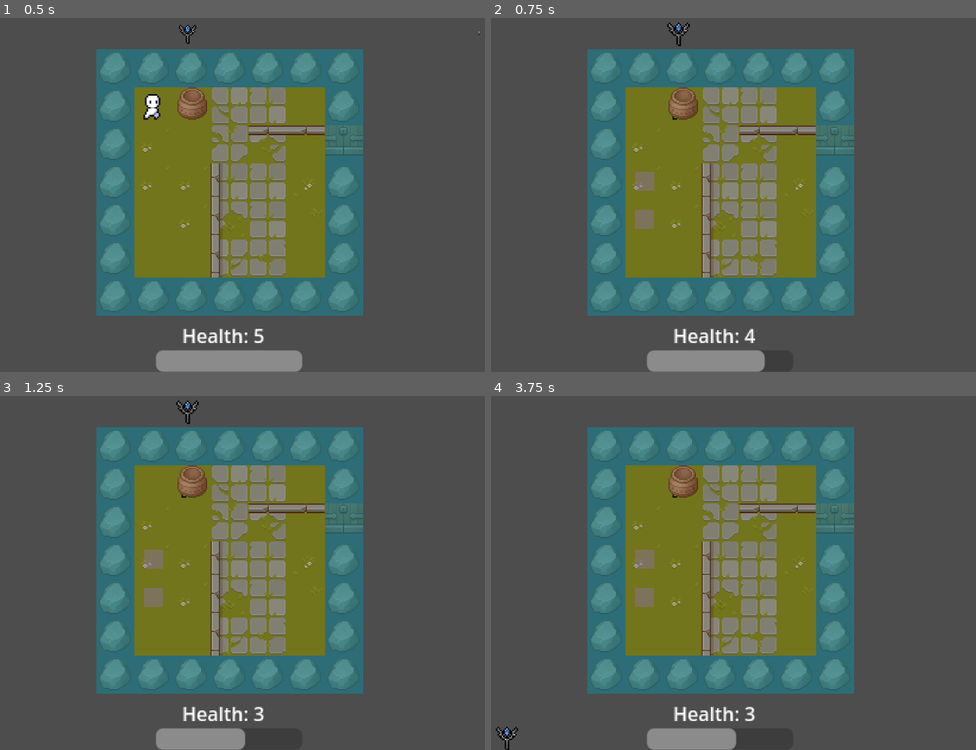
Above: before the commit, frames 1-4 (two rows, left to right).
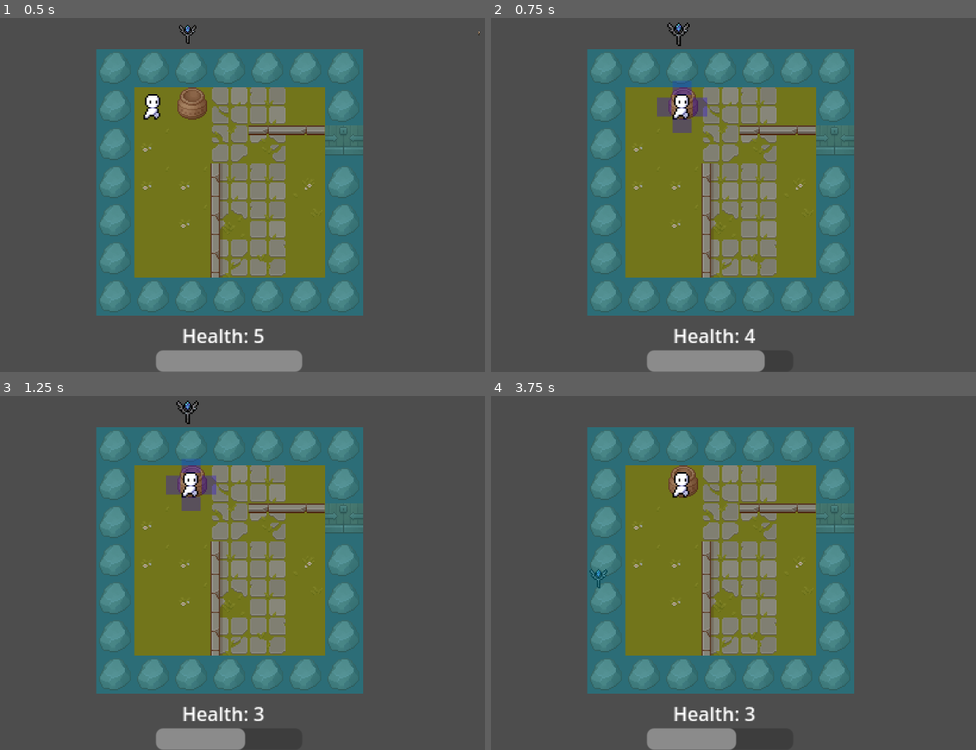
Above: after the commit, the same moments.

Repository: FranklinDAO-Dev-Team/ArcaneReveal
Game: Godot game, scene res://scenes/ZILE/main.tscn
The game is run twice, just before and just after one commit, with the same random seed, the same clock (stepped at 60 frames per second) and the same inputs. Before the commit the project starts from res://scenes/MAIN_FOLDER/main.tscn.
Inputs (mouse positions are in pixels of both pictures, inside the frame that each line leads up to):
- Up to frame 1 (0.5 s): no input
- Up to frame 2 (0.75 s): tap Enter (ui_accept) at 0.5 s; move the mouse to (680, 35) at 0.52 s; press the mouse at (680, 35) at 0.53 s; hold D (right) from 0.53 s (still down)
- Up to frame 3 (1.25 s): keep holding D (right); tap Enter (ui_accept) at 0.77 s
- Up to frame 4 (3.75 s): tap Enter (ui_accept) at 1.25, 1.52, 2, 2.75, 3.02, 3.5 s; move the mouse to (597, 580) at 1.27 s; release D (right) at 1.28 s; release the mouse at (597, 580) at 1.28 s; hold S (down) 1.28-2.03 s; click (597, 580) at 1.35 s; move the mouse to (782, 477) at 2.02 s; press the mouse at (782, 477) at 2.03 s; hold D (right) 2.03-2.78 s; move the mouse to (689, 636) at 2.77 s; release the mouse at (689, 636) at 2.78 s; hold W (up) 2.78-3.53 s; click (689, 636) at 2.85 s; move the mouse to (903, 615) at 3.52 s; press the mouse at (903, 615) at 3.53 s; hold A (left) from 3.53 s (still down)

Frame 1 is identical in both runs. In frame 2, 1.3% of the frame differs, in the area x 29-45%, y 17-60%; in frame 3, 1.3%; in frame 4, 0.8%.

Commit message:
added snapping for staff on player 4 directions

Diff:
--- a/godot/rumble4/project.godot
+++ b/godot/rumble4/project.godot
@@ -11,7 +11,7 @@
 [application]
 
 config/name="Test Game"
-run/main_scene="res://scenes/MAIN_FOLDER/main.tscn"
+run/main_scene="res://scenes/ZILE/main.tscn"
 config/features=PackedStringArray("4.2", "Mobile")
 config/icon="res://assets/icon.svg"
 
--- a/godot/rumble4/scenes/ZILE/platform.tscn
+++ b/godot/rumble4/scenes/ZILE/collision_piece.tscn
@@ -1,21 +1,21 @@
 [gd_scene load_steps=3 format=3 uid="uid://51v48w8llc"]
 
-[ext_resource type="Script" path="res://scripts/platform.gd" id="1_6lr1x"]
+[ext_resource type="Script" path="res://scripts/platform.gd" id="1_boefn"]
 
 [sub_resource type="RectangleShape2D" id="RectangleShape2D_j8bj2"]
+size = Vector2(12, 16)
 
 [node name="platform" type="StaticBody2D" groups=["dropable"]]
 position = Vector2(-2, 23)
-script = ExtResource("1_6lr1x")
+script = ExtResource("1_boefn")
 metadata/_edit_group_ = true
 
 [node name="CollisionShape2D" type="CollisionShape2D" parent="."]
-position = Vector2(2.08165e-12, 2.08165e-12)
 shape = SubResource("RectangleShape2D_j8bj2")
 
 [node name="ColorRect" type="ColorRect" parent="."]
-offset_left = -8.0
+offset_left = -6.0
 offset_top = -8.0
-offset_right = 8.0
+offset_right = 6.0
 offset_bottom = 8.0
-color = Color(1, 1, 1, 0.478431)
+color = Color(0.266667, 0.0470588, 1, 0.478431)
--- a/godot/rumble4/scenes/ZILE/main.tscn
+++ b/godot/rumble4/scenes/ZILE/main.tscn
@@ -7,8 +7,8 @@
 [ext_resource type="PackedScene" uid="uid://cxad238frrfpd" path="res://scenes/MAIN_FOLDER/player.tscn" id="5_l83kw"]
 [ext_resource type="Script" path="res://scripts/player.gd" id="6_o31r7"]
 [ext_resource type="PackedScene" uid="uid://cnxfd2d7tr8gf" path="res://scenes/MAIN_FOLDER/staff_1.tscn" id="7_v4tj5"]
-[ext_resource type="PackedScene" uid="uid://c0jqedbw0tc32" path="res://scenes/MAIN_FOLDER/platform.tscn" id="8_kijik"]
 [ext_resource type="PackedScene" uid="uid://cqb286r6k5iro" path="res://scenes/MAIN_FOLDER/enemyv1.tscn" id="9_dciho"]
+[ext_resource type="PackedScene" uid="uid://dlb8v6ch4vqht" path="res://scenes/ZILE/tile_piece.tscn" id="10_apx18"]
 [ext_resource type="PackedScene" uid="uid://dkdu7dpw4yb44" path="res://scenes/MAIN_FOLDER/key.tscn" id="10_bknhy"]
 
 [sub_resource type="TileSetAtlasSource" id="TileSetAtlasSource_urmi2"]
@@ -1293,18 +1293,12 @@
 format = 2
 layer_0/tile_data = PackedInt32Array(0, 0, 0, 65536, 393216, 3, 131072, 393216, 3, 196608, 0, 0, 262144, 0, 0, 327680,  …(762 unchanged characters)…
 
-[node name="Player" parent="." instance=ExtResource("5_l83kw")]
-script = ExtResource("6_o31r7")
-
 [node name="Walls" type="TileMap" parent="."]
 position = Vector2(32, 0)
 tile_set = SubResource("TileSet_smx06")
 collision_visibility_mode = 1
 format = 2
 layer_0/tile_data = PackedInt32Array(65538, 786432, 1, 65539, 786432, 1, 131073, 589824, 2, 196609, 589824, 2, 262145, 589824, 2, 0, 327681, 9)
-
-[node name="Staff1" parent="." instance=ExtResource("7_v4tj5")]
-position = Vector2(45.2, -44.6)
 
 [node name="Camera2D" type="Camera2D" parent="."]
 position = Vector2(80.2, 79.2)
@@ -1325,14 +1319,19 @@
 offset_bottom = 219.8
 text = " "
 
-[node name="platform" parent="." instance=ExtResource("8_kijik")]
-position = Vector2(16.2, 79)
-
-[node name="platform2" parent="." instance=ExtResource("8_kijik")]
-position = Vector2(16, 110.8)
-
 [node name="Enemy Node2D" parent="." instance=ExtResource("9_dciho")]
 position = Vector2(90, -45.8)
 
 [node name="Key" parent="." instance=ExtResource("10_bknhy")]
 position = Vector2(48, 16.2)
+
+[node name="Staff1" parent="." instance=ExtResource("7_v4tj5")]
+position = Vector2(45.2, -44.6)
+scale = Vector2(1, 1)
+
+[node name="Player" parent="." instance=ExtResource("5_l83kw")]
+scale = Vector2(1, 1)
+script = ExtResource("6_o31r7")
+
+[node name="TilePiece2" parent="Player" instance=ExtResource("10_apx18")]
+position = Vector2(-4.4, -3.6)
--- /dev/null
+++ b/godot/rumble4/scenes/ZILE/tile_piece.tscn
@@ -0,0 +1,25 @@
+[gd_scene load_steps=2 format=3 uid="uid://dlb8v6ch4vqht"]
+
+[ext_resource type="PackedScene" uid="uid://51v48w8llc" path="res://scenes/ZILE/collision_piece.tscn" id="1_ahbqp"]
+
+[node name="TilePiece" type="Node2D"]
+metadata/_edit_group_ = true
+
+[node name="ColorRect" type="ColorRect" parent="."]
+offset_right = 40.0
+offset_bottom = 40.0
+color = Color(0.0941176, 0.0941176, 0.0941176, 0)
+
+[node name="collisionTop" parent="." instance=ExtResource("1_ahbqp")]
+position = Vector2(20, 4)
+rotation = 1.5708
+
+[node name="collisionBottom" parent="." instance=ExtResource("1_ahbqp")]
+position = Vector2(20, 36)
+rotation = 1.5708
+
+[node name="collisionLeft" parent="." instance=ExtResource("1_ahbqp")]
+position = Vector2(5, 20)
+
+[node name="collisionRight" parent="." instance=ExtResource("1_ahbqp")]
+position = Vector2(35, 20)
--- a/godot/rumble4/scripts/staff_1.gd
+++ b/godot/rumble4/scripts/staff_1.gd
@@ -17,17 +17,18 @@
 	if draggable:
 		if Input.is_action_just_pressed("click"):
 			offset = get_global_mouse_position() - global_position
+
 			global.is_dragging = true
 		if Input.is_action_pressed("click"):
 			global_position = get_global_mouse_position() - offset
 
-		elif Input.is_action_just_pressed("click"):
+		elif Input.is_action_just_released("click"):
 			global.is_dragging = false
 			var tween = get_tree().create_tween()
 			if is_inside_dropable:
 				tween.tween_property(self, "position", body_ref.position, 0.2).set_ease(Tween.EASE_OUT)
 			else:
-				tween.tween_property(self, "global_position", initialPos, 0.2).set_ease(Tween.EASE_OUT)
+				tween.tween_property(self, "global_position", global_position, 0.2).set_ease(Tween.EASE_OUT)
 
 
 func _on_area_2d_mouse_entered():
